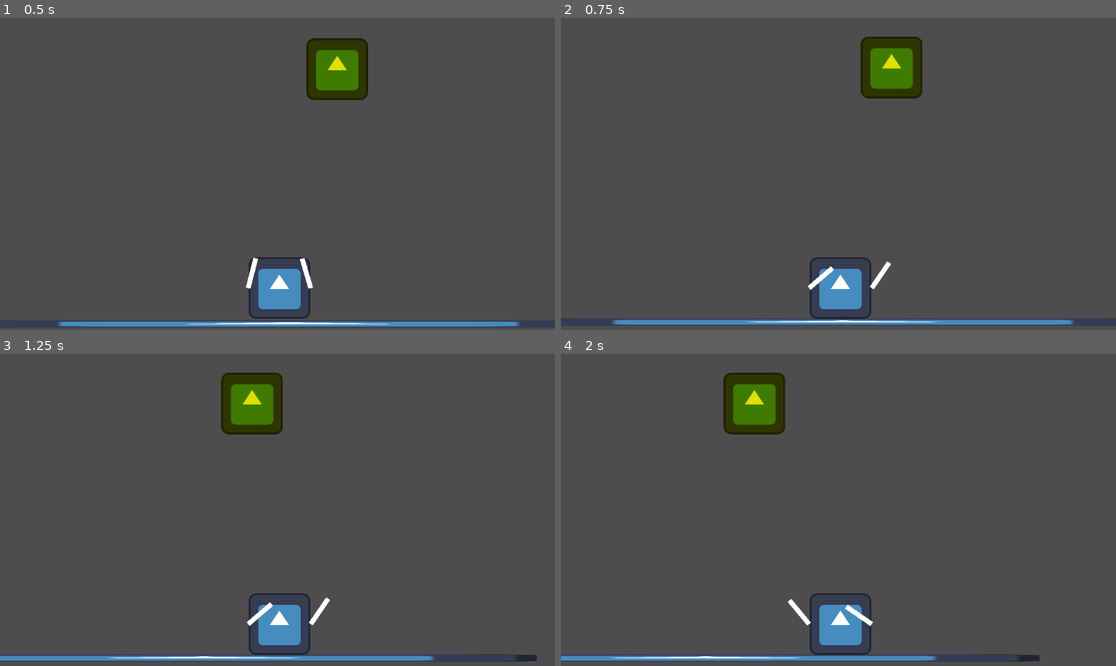
Above: before the commit, frames 1-4 (two rows, left to right).
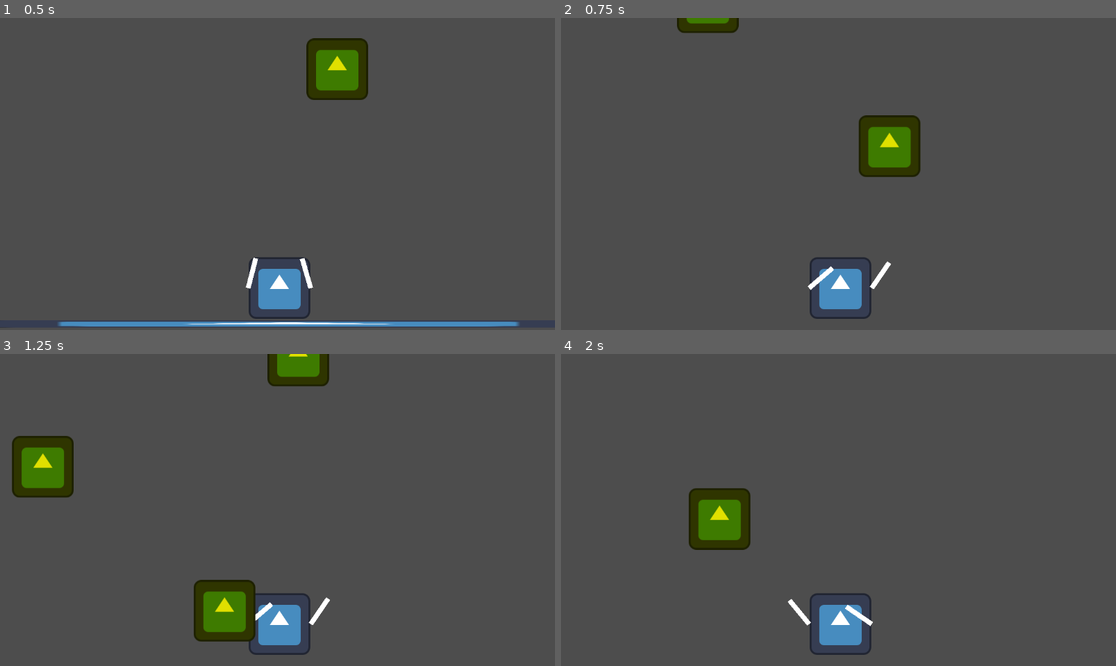
Above: after the commit, the same moments.

Repository: Z3BINI/mini_jam_june
Game: Godot game, scene res://scenes/world/testing_grounds.tscn
Same seed, same stepped clock (60 frames per second), same inputs: the game is played once before the commit and once after it. The project has no main scene, so this scene is started directly. The engine's default icon, where the game draws it, is replaced by a stand-in: a white triangle on a blue panel in a dark square.
Inputs (mouse positions are in pixels of both pictures, inside the frame that each line leads up to):
- Up to frame 1 (0.5 s): no input
- Up to frame 2 (0.75 s): move the mouse to (960, 158) at 0.52 s; hold D (move_right) from 0.53 s (still down); hold Space (boost, bound only after the commit) from 0.53 s (still down)
- Up to frame 3 (1.25 s): keep holding D (move_right); keep holding Space (boost, bound only after the commit)
- Up to frame 4 (2 s): move the mouse to (727, 525) at 1.27 s; release D (move_right) at 1.28 s; release Space (boost, bound only after the commit) at 1.28 s; hold A (move_left) from 1.28 s (still down); click (727, 525) at 1.35 s; tap Space (boost, bound only after the commit) at 1.55 s

Frame 1 is identical in both runs. In frame 2, 6.4% of the frame differs, in the area x 0-100%, y 0-99%; in frame 3, 9.0%, in the area x 0-97%, y 0-99%; in frame 4, 5.7%.

Commit message:
Testing vertical boost feature

Diff:
--- a/project.godot
+++ b/project.godot
@@ -36,6 +36,11 @@
 "events": [Object(InputEventMouseButton,"resource_local_to_scene":false,"resource_name":"","device":-1,"window_id":0,"a …(258 unchanged characters)…
 ]
 }
+boost={
+"deadzone": 0.5,
+"events": [Object(InputEventKey,"resource_local_to_scene":false,"resource_name":"","device":-1,"window_id":0,"alt_pressed":false,"shift_pressed":false,"ctrl_pressed":false,"meta_pressed":false,"pressed":false,"keycode":0,"physical_keycode":32,"key_label":0,"unicode":32,"echo":false,"script":null)
+]
+}
 
 [layer_names]
 
--- a/scripts/entities/player.gd
+++ b/scripts/entities/player.gd
@@ -43,6 +43,9 @@
 		right_arm.look_at(right_thing_to_stick.global_position)
 
 func _input(event):
+	if event.is_action_pressed("boost"):
+		apply_central_impulse(Vector2.UP * 1000)
+
 	if event.is_action_pressed("shoot_grapple_left"):
 		if left_ready:
 			left_ready = false
